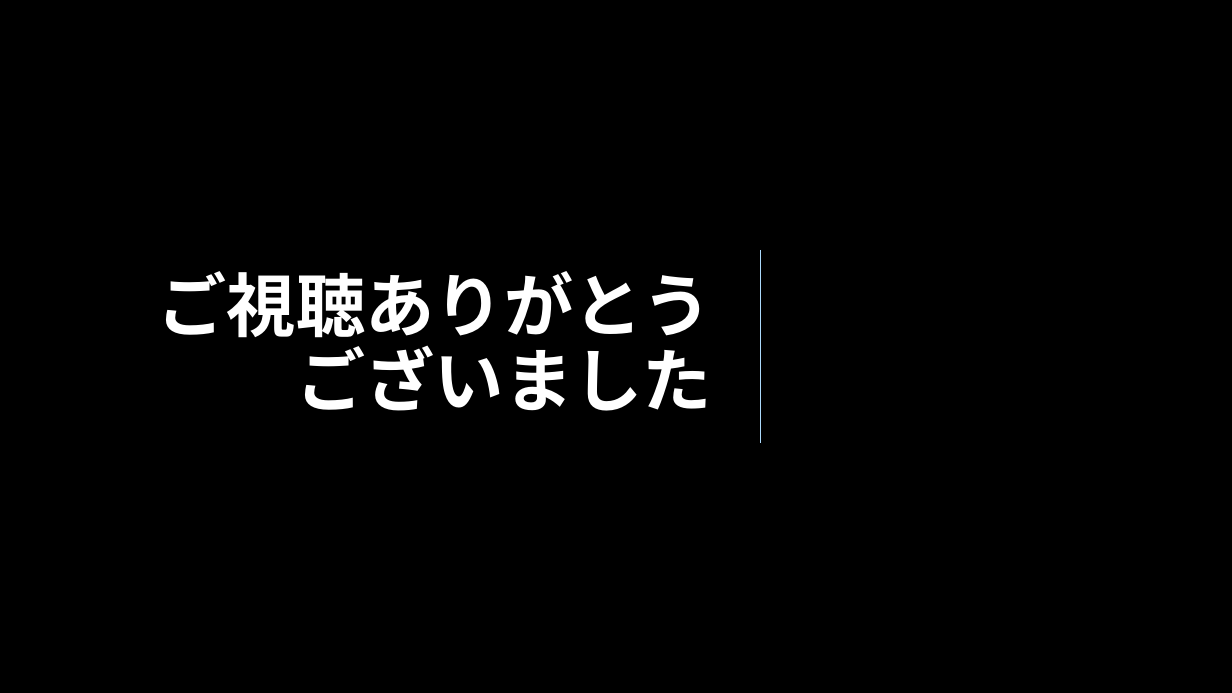
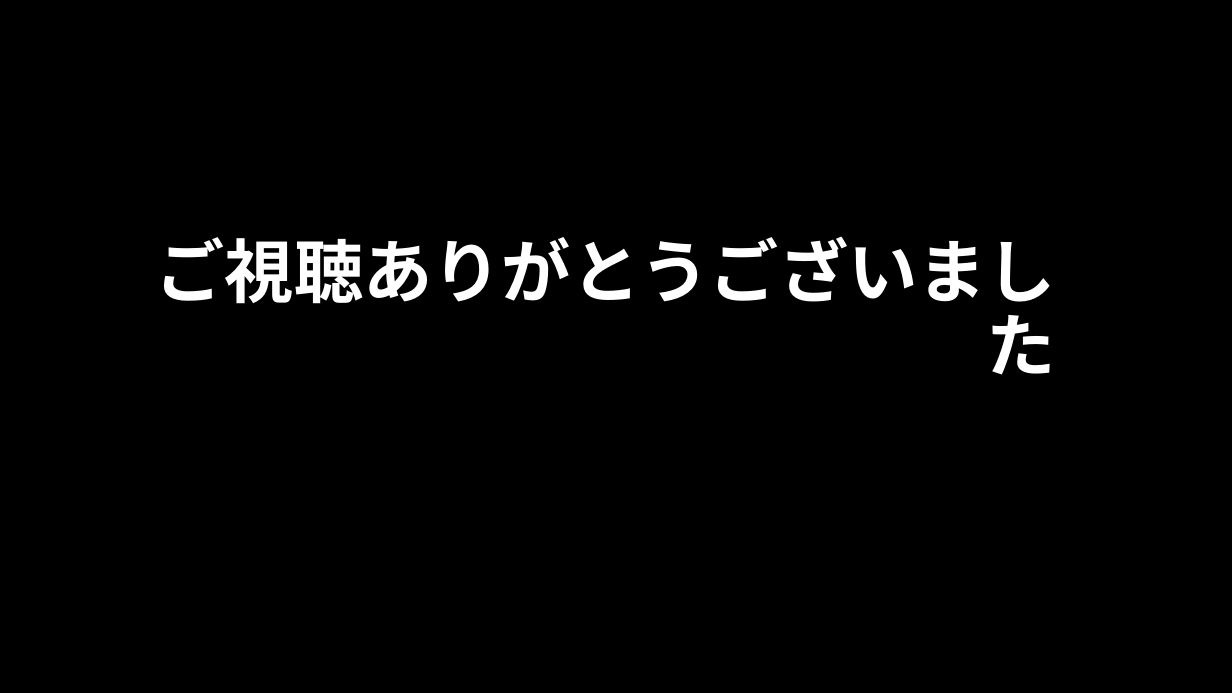
Before and after one commit to qyinter/HelloWorldGroup, a slide deck: slide 8 of 11.24.pptx. Drawn at 1232x693 pixels with LibreOffice and Linux fonts; fonts in the diff are those of the drawing; background and template pictures are left out. Boxes give left, top, right and bottom in pixels: in the first picture for what was removed or moved away, otherwise in the second. Text is boxed around its words. In the diff, an @@ line names an element or a change of style, - is before the commit and + after.

```diff
--- a/11.24.pptx
+++ b/11.24.pptx
@@ title "ご視聴ありがとうございました" rewrapped from [158, 271, 712, 411] to [155, 236, 1056, 375] @@
@@ line removed from (761, 250) to (761, 444) @@
```
Also in this commit, not shown: 6 other slides changed, 1 slide removed.
